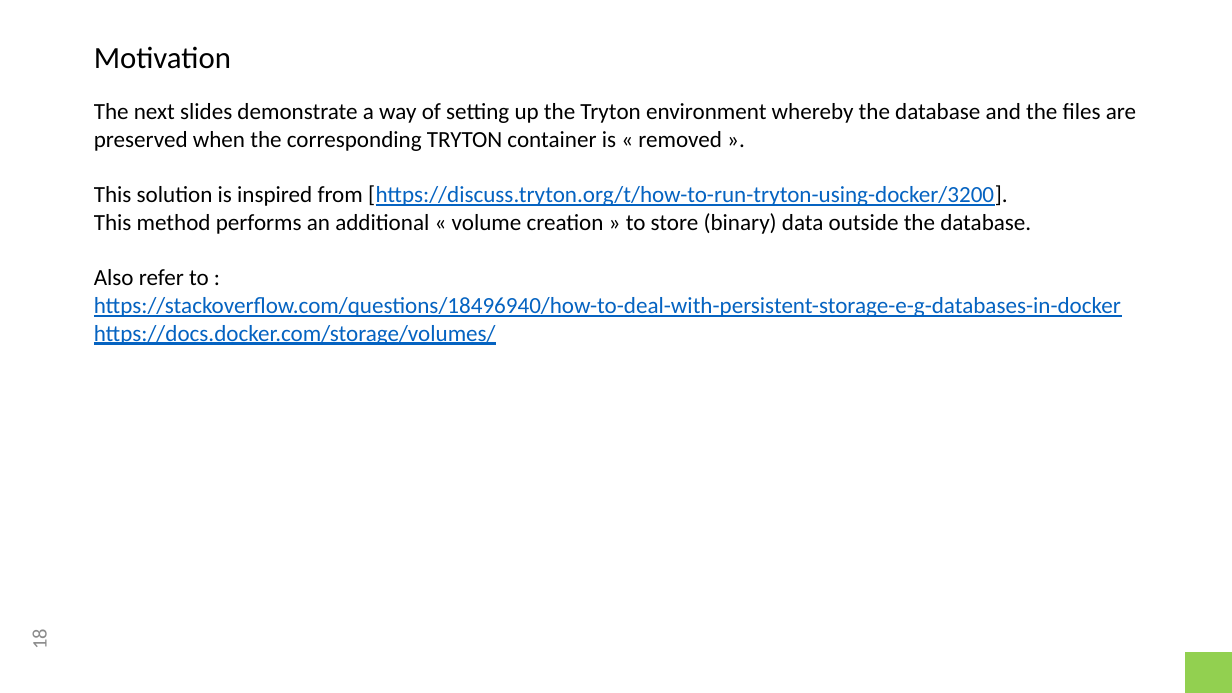
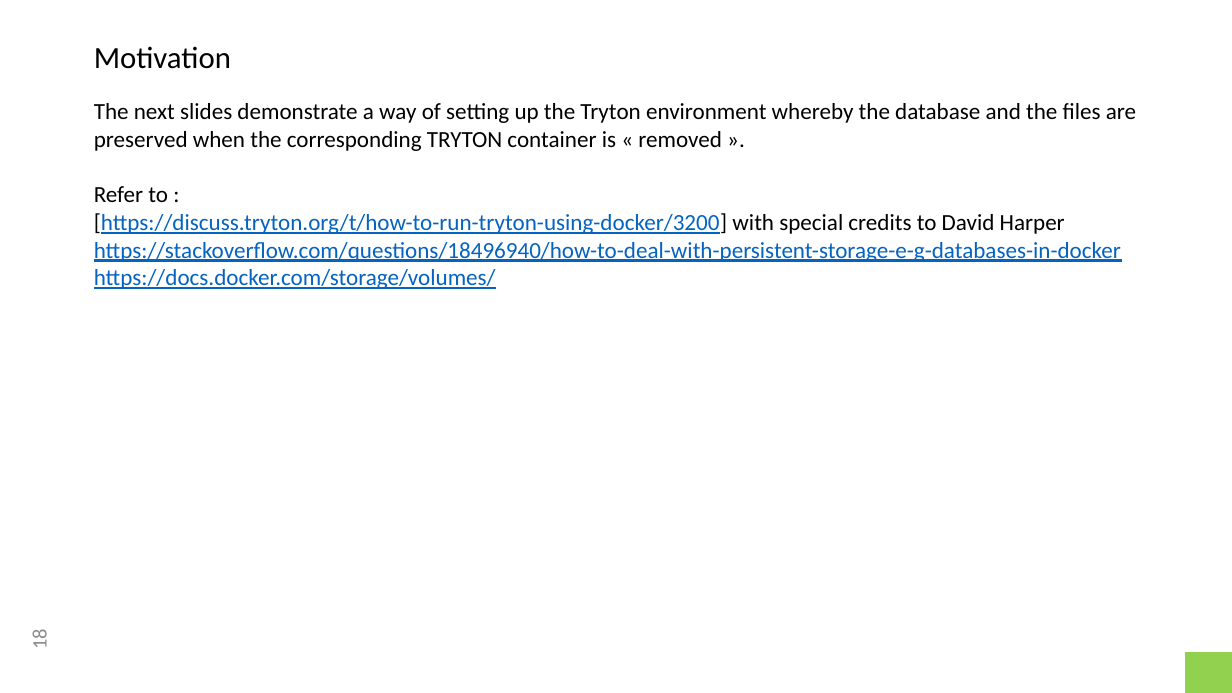
Before and after one commit to clixwise/tryton-by-example, a slide deck: slide 18 of 5.8/Tryton 5.8 - Doc 01.01 - Installation & administration.pptx. Drawn at 1232x693 pixels with LibreOffice and Linux fonts; fonts in the diff are those of the drawing. Boxes give left, top, right and bottom in pixels: in the first picture for what was removed or moved away, otherwise in the second. Text is boxed around its words. In the diff, an @@ line names an element or a change of style, - is before the commit and + after.

```diff
--- a/5.8/Tryton 5.8 - Doc 01.01 - Installation & administration.pptx
+++ b/5.8/Tryton 5.8 - Doc 01.01 - Installation & administration.pptx
@@ text at [94, 103, 1136, 234]: text changed @@
-The next slides demonstrate a way of setting up the Tryton environment whereby the database and the files are preserved when the corresponding TRYTON container is « removed ».
-This solution is inspired from [https://discuss.tryton.org/t/how-to-run-tryton-using-docker/3200].
-This method performs an additional « volume creation » to store (binary) data outside the database.
-Also refer to :
+The next slides demonstrate a way of setting up the Tryton environment whereby the database and the files are preserved when the corresponding TRYTON container is « removed ».
+Refer to :
+[https://discuss.tryton.org/t/how-to-run-tryton-using-docker/3200] with special credits to David Harper
```
Also in this commit, not shown: 3 other slides changed, 4 slides removed, 6 other files.
